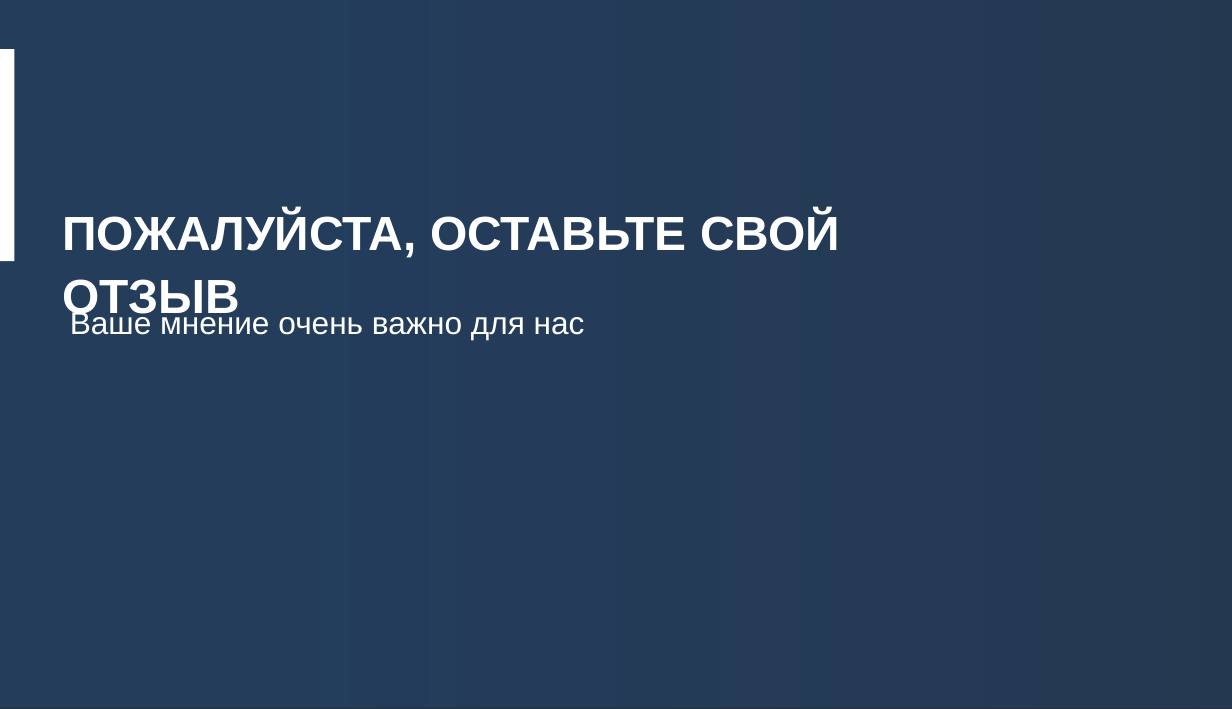
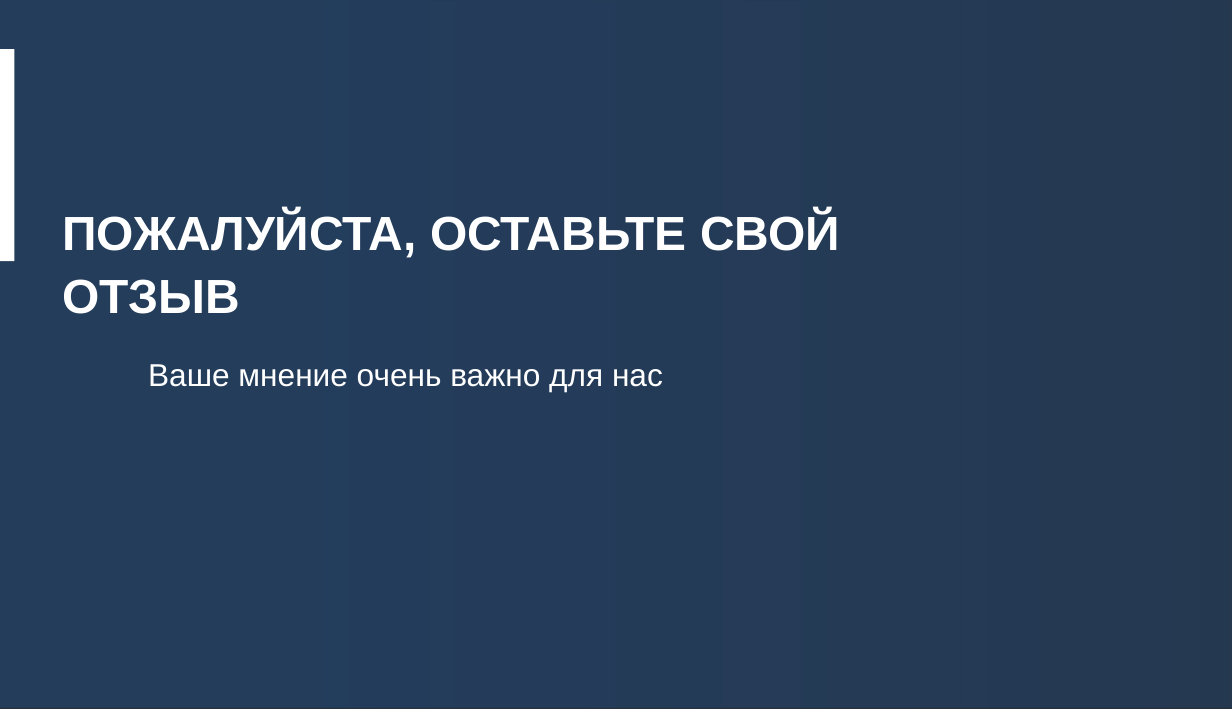
Before and after one commit to kchvilyov/qrk_001_quarkus, a slide deck: slide 20 of Почему Java-разработчику следует брать на вооружение Quarkus Презентация_семинар_IBS.pptx. Drawn at 1232x709 pixels with LibreOffice and Linux fonts; fonts in the diff are those of the drawing; background and template pictures are left out; a plain dark background stands for a picture behind light text. Boxes give left, top, right and bottom in pixels: in the first picture for what was removed or moved away, otherwise in the second. Text is boxed around its words. In the diff, an @@ line names an element or a change of style, - is before the commit and + after.

```diff
--- a/Почему Java-разработчику следует брать на вооружение Quarkus Презентация_семинар_IBS.pptx
+++ b/Почему Java-разработчику следует брать на вооружение Quarkus Презентация_семинар_IBS.pptx
@@ text "ПОЖАЛУЙСТА, ОСТАВЬТЕ СВОЙ ОТЗЫВ" rewrapped from [62,212,840,322] to [62,212,840,314] @@
@@ text "Ваше мнение очень важно для ..." rewrapped from [70,309,585,340] to [148,364,663,391] @@
```
Also in this commit, not shown: 2 other slides changed.
